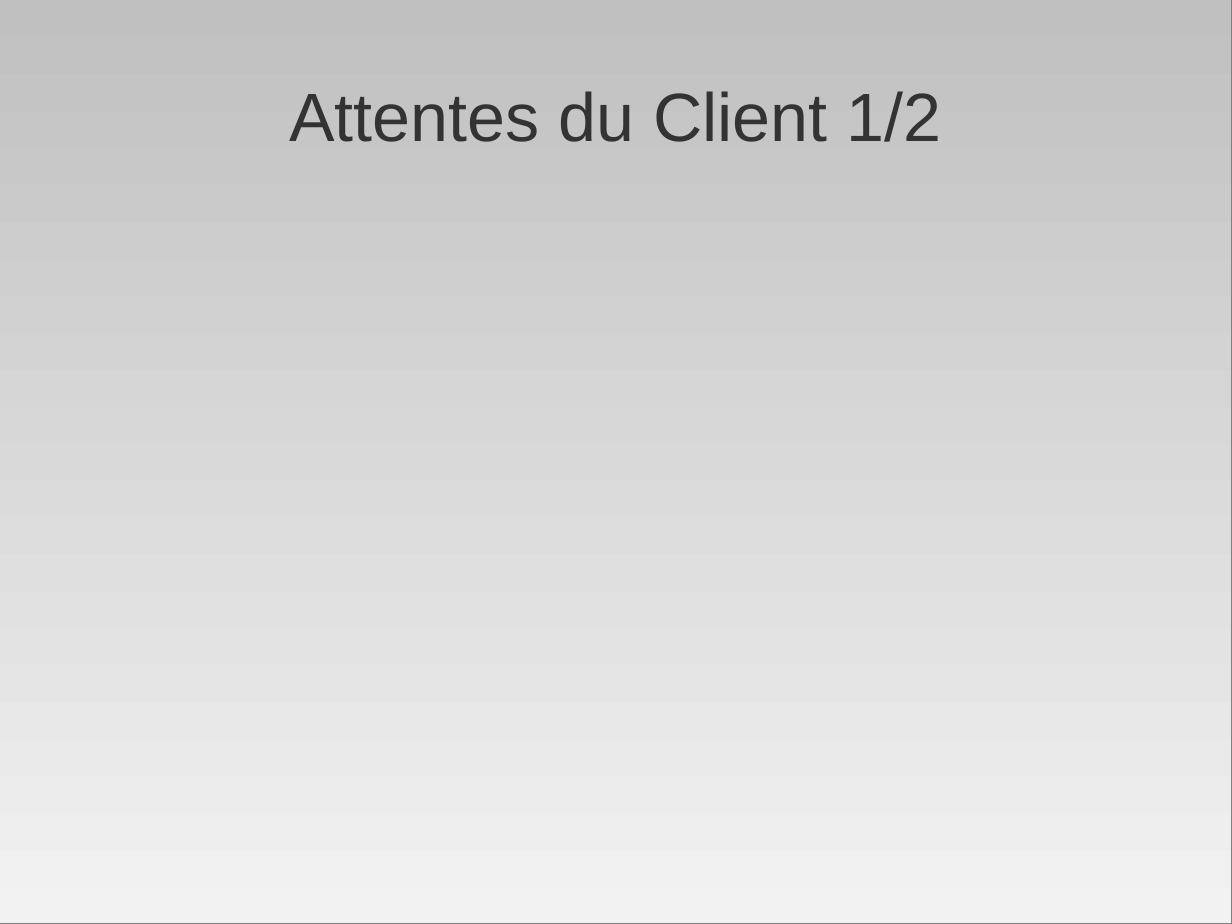
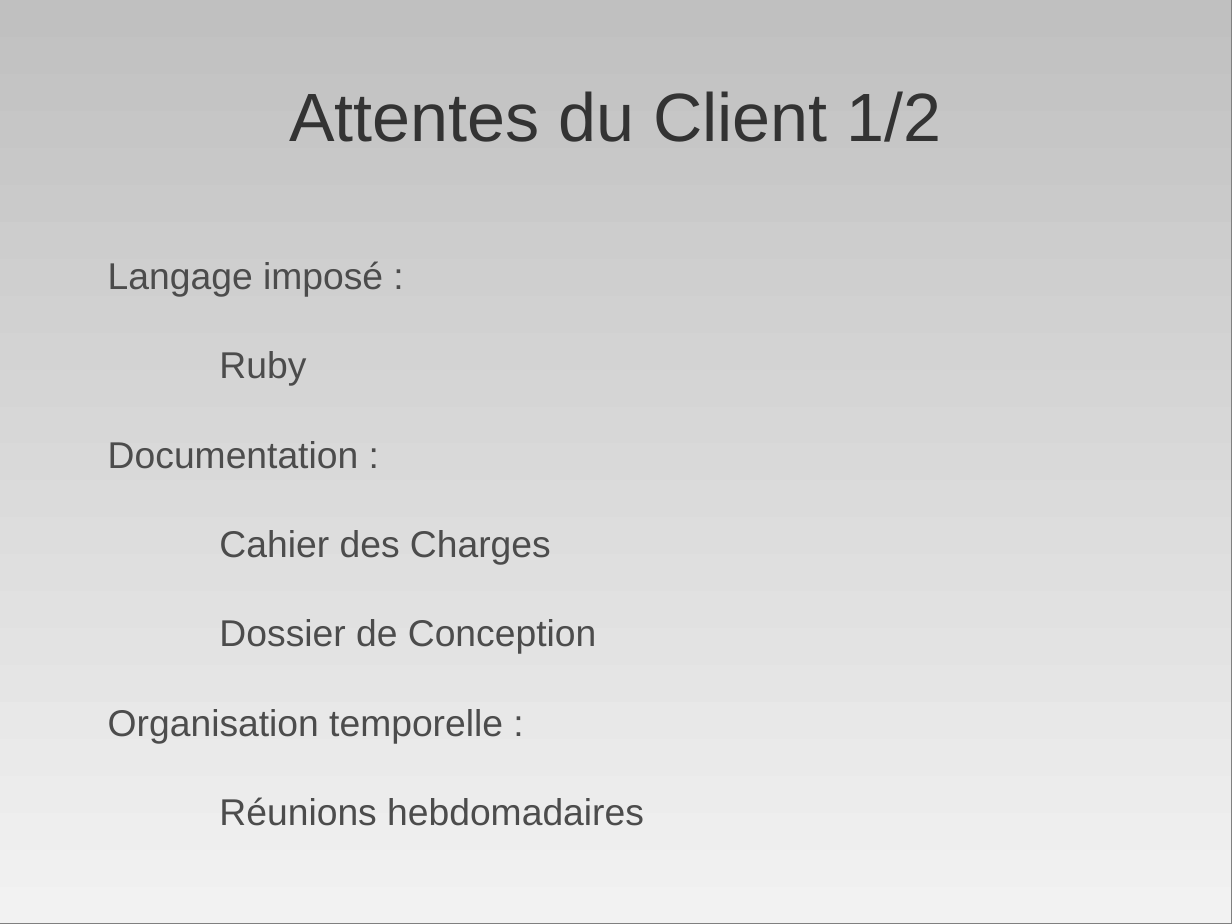
Before and after one commit to AniceK/craketeam, a slide deck: slide 5 of Documentation/Presentation/diapo_craketeam.odp. Drawn at 1232x924 pixels with LibreOffice and Linux fonts; fonts in the diff are those of the drawing. Boxes give left, top, right and bottom in pixels: in the first picture for what was removed or moved away, otherwise in the second. Text is boxed around its words. In the diff, an @@ line names an element or a change of style, - is before the commit and + after.

Commit message:
Ajout de la partie Attente du Client.

```diff
--- a/Documentation/Presentation/diapo_craketeam.odp
+++ b/Documentation/Presentation/diapo_craketeam.odp
@@ text added at box(108, 261, 644, 826), 24 pt, text #4C4C4C @@
+Langage imposé :
+Ruby
+Documentation :
+Cahier des Charges
+Dossier de Conception
+Organisation temporelle :
+Réunions hebdomadaires
```
Also in this commit, not shown: 1 other slide changed.
